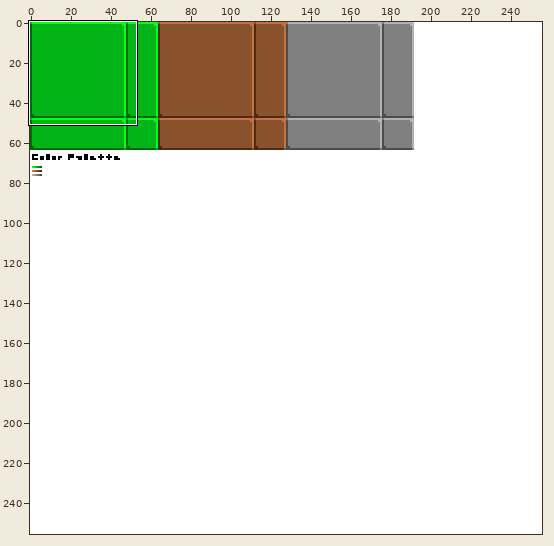
One commit to this sprite sheet: graphics/terrain/HTerrain.png. Above, an overview of the earlier version with the close-up marked.
Close-up. The starting point:
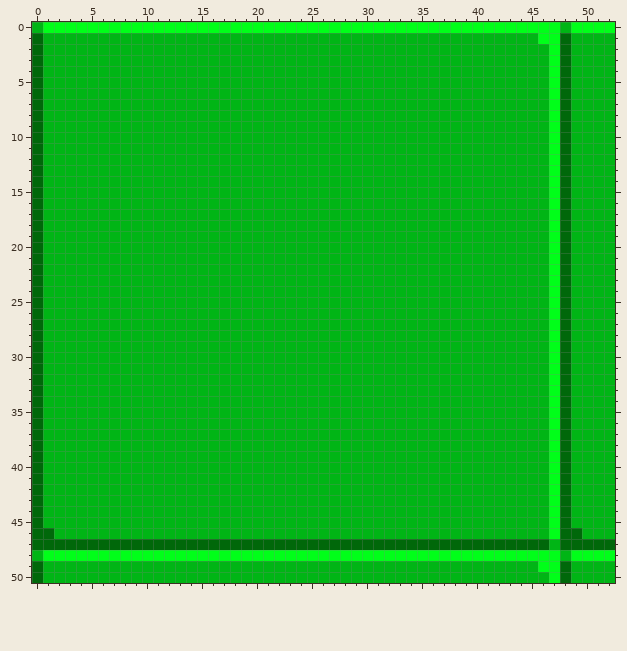
The file is 256x256 pixels. Shown: x 0..52, y 0..50.
After:
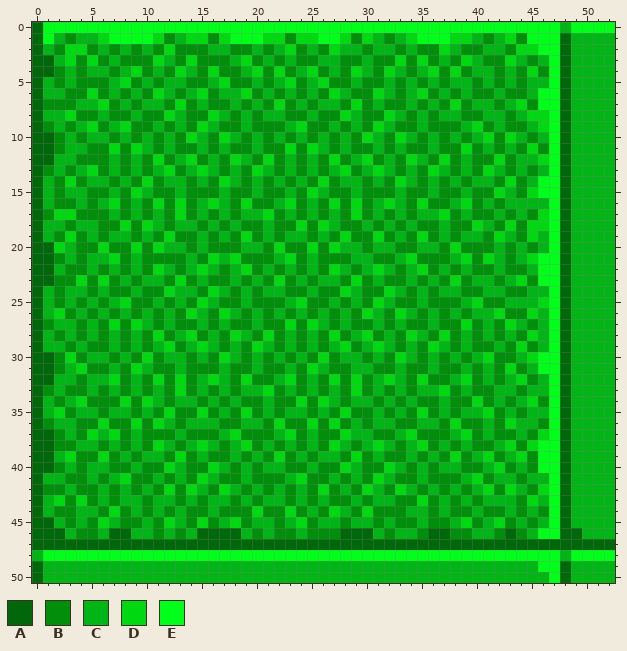
Palette (. is transparent): A #00680a  B #008e0b  C #00b515  D #00d812  E #00ff19
The edit:
Changed rows in their new state; - is an unchanged pixel.
first column x 0:
 0 A-----------------------------------------------
 1 -E-B--DEEEEDB-DDBDEEEDDBDDEEDBD-B-DEEEDD-B-DBE--
 2 --BDDB-B-B-BDBBB--BB-B-DB-BD--B--B-BBD-BB--BDDE-
 3 -A-DBDB-BBBD-BDBBB-DB-B-BB--BB-BBDBDB-BD-BBD-B--
 4 -AB-B--B-DB-BD-BDBB-DBDB-DB-BD-BD-B-DBDB--B-BDB-
 5 --B-BBB-DB-B--BB-DBB-B-DB-DBB-BB-B-B-B--B-B-B---
 6 ---BBDB-B-BD-B-DB--DB-B-B-BD-BBD-B-DB-B-BB-BB-E-
 7 -BBB--DB-B--BDB-BB-B-BDB-B--BDB-BB-B-BDB--B-DBE-
 8 ---DBB-BB-BBD-BBD-B-B--BB-BBD-BBD-B-B--BB--B-DD-
 9 -B-B-DB-DBB-B-BD-BB-BBB-DBB-B-BD-BB-BBB-DB-BB-D-
10 -AB-B--B-B-B-BD-BD-B-B-B-B-B-BD-BD-B-B-B-DBD-B--
11 -AB--BBDBD-B-BB-B-BB-BBDBD-B-BB-B-BB-BBDB-B-BDB-
12 -A--BBB-B-BDB-DB-BD-BDB-B-BDB-DB-BD-BDB-BBDB--D-
13 -B-B-DB-B-B-DB-D-B-BD-B-B-B-DB-D-B-BD-B-BD-B-B--
14 --BDB--B-BDB--B-BD-B-B-B-BDB--B-BD-B-B-B--BDB-E-
15 --B--BB-BD-BB-BBB-BB-BB-BD-BB-BBB-BB-BB-BBD-BDE-
16 --BB-B-DB-BDBDB-D-BDBB-DB-BDBDB-D-BDBB-DB-B-----
17 -BDDBBB-B-B-BDB-B-B--DB-B-B-BDB-B-B--DB-BB-B-BD-
18 ---B--BBDBD-B--B-B-BB-BBDBD-BB-B-B-BB-BBD-BDBDD-
19 --BDB-B--B-BDBB-B-BDB-B--B-BDBBDB-BDB-B--BD-BD--
20 -AD-BBDBBDBD--B-BBB--BDBBDBD--B--BB--BDBBB-B-B--
21 -AB-B--DB-BBBB-BD-DBBB-DB-BBB--BB-DBBB-DBD-B-DE-
22 -A-BB-B-B-BD-B-D-B-DB-B-B-BD-B-D-B-DB-B-BB-BB-E-
23 -ABBDBDB-B--BDB-BB-B-BDB-B--BDB-BB-B-BDB--B-DBE-
24 --B--B-BB-BBD--BD-B-B--BB-BBD-BBD-B-B--BB--BB---
25 --B-B-B-DBB-B-BD-BB-BBB-DBB-B-BD-BB-BBB-DBB---D-
26 --DB-B-B-B-B-BD-BD-B-B-B-B-B-BD-BD-B-B-B--DBBD--
27 -B--B-BDBD-B-BB-B-BB-BBDBD-B-BB-B-BB-BBDB-BD-B--
28 --B-B-B-B-BDB-DB-BD-BDB-B-BDB-DB-BD-BDB-B-B-BD--
29 ---B-BB-B-B-DB-D-B-BD-B-B-B-DB-D-B-BD-B-BB-BDB--
30 -ABDB--B-BDB--B-BD-B-B-B-BDB--B-BD-B-B-B-DBB-DE-
31 -AB-DBB-BD-BB-BBB-BB-BB-BD-BB--BB-BB-BB-B-BDB-E-
32 -A--B--DB-BDBDB-D-BDBB-DB-BDBDB-D-BDBB-DB-B-DB--
33 -B-BB-B-B-B-BDB-B-B--DB-B-B-BDB-B-B--DB-BB--B---
34 --B-DBBBDBD-B--B-B-BB-BBDBD-B--B-B-BB-BBDB-B-DB-
35 --DB--B--B-BDBBDB-BDB-B--B-BDBB-B-BDB-B--DB-B---
36 -B--BBDBBDBD-B---BB--BDBBDBDB-B--BB--BDBB-BD--B-
37 -AB-BD-DB-BBB-BBB-DBBB-DB-BBD--BB-DBBB-DB-BB-BD-
38 -ABB--B-B-BD-B-D-B-DB-B-B-BD-B-D-B-DB-B-BB-DBDE-
39 -A-DBBDB-B--BDB-BB-B-BDB-B--BDB-BB-B-BDB-DB-DBE-
40 -AB-B--BB-BBD-BBD-B-B--BB-BBD-BBD-B-B--BB-DB-BE-
41 ---BB-B-DBB-B-BD-BB-BBB-DBB-B-BD-BB-BBB-DB--B---
42 -BB-BB-B-B-BDBD-BD-B-B-B-BDB-BD-BD-B-B-B-DBD-BD-
43 --DBDB-B--B--B-B--B-B--B-B-BB-B--BBDB-B-B---BD--
44 --BB--BDB-B-B-BB-BBBDBBDB-BD-BDBBB--B-BB-BB-B-B-
45 -A-B-BD-BB-BD-BDB-DB--B-DB--B--B-BB-BB-DB-DB-B--
46 --A-BB-AA--B-B-AAAA-B-BB-BBBAAA-B--BAABB--BAB-E-
47 -----------------------------------------------A
Where, in picture pixels (left, top, right, bottom), the same in both close-ups:
changed: (32, 22, 560, 550)
